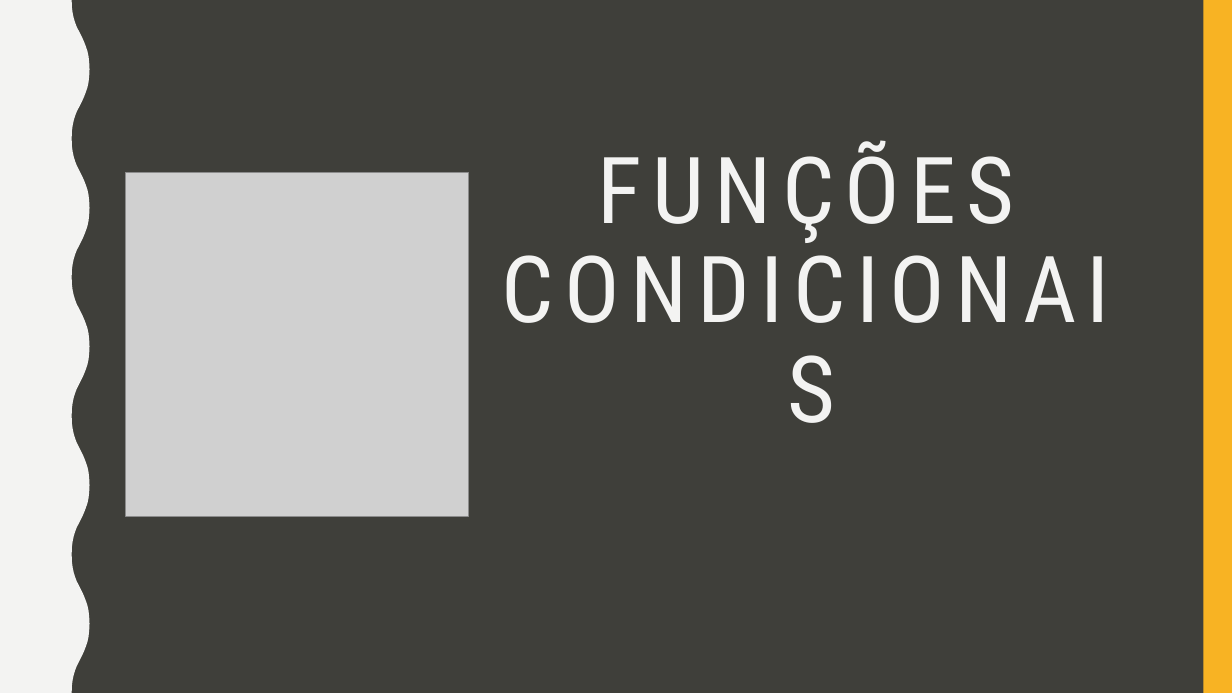
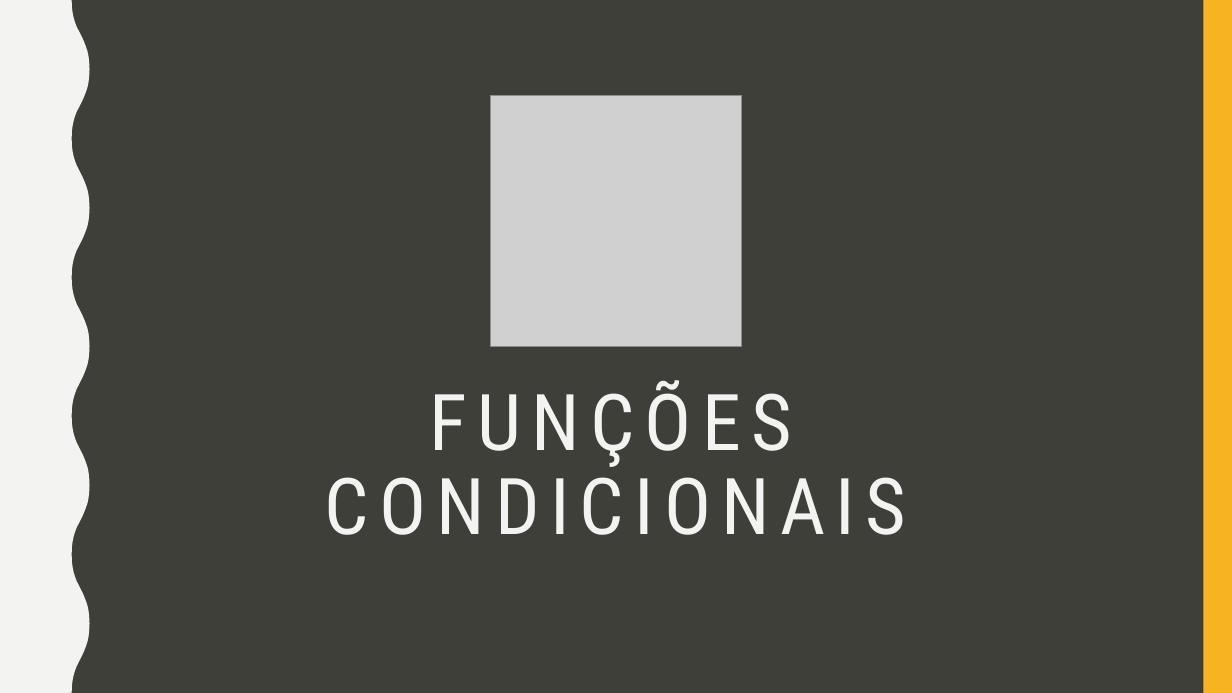
Before and after one commit to fabio-sudo/PythonCurso, a slide deck: slide 10 of Python_Dev/Python Intermediário/Material Python/1- Funções em Python.pptx. Drawn at 1232x693 pixels with LibreOffice and Linux fonts; fonts in the diff are those of the drawing; grey boxes stand for pictures. Boxes give left, top, right and bottom in pixels: in the first picture for what was removed or moved away, otherwise in the second. Text is boxed around its words. In the diff, an @@ line names an element or a change of style, - is before the commit and + after.

```diff
--- a/Python_Dev/Python Intermediário/Material Python/1- Funções em Python.pptx
+++ b/Python_Dev/Python Intermediário/Material Python/1- Funções em Python.pptx
@@ picture: place and size @@
-picture at (126, 173, 470, 517)
+picture at (491, 95, 742, 347)
@@ title "FUNÇÕES CONDICIONAIS": place and size @@
-title "FUNÇÕES CONDICIONAIS" at (598, 140, 1014, 243)
+title "FUNÇÕES CONDICIONAIS" at (325, 380, 906, 535)
@@ title "FUNÇÕES CONDICIONAIS" at (325, 380, 906, 535): size 72 to 61 pt; vertical alignment middle to top @@
```
Also in this commit, not shown: 4 other slides changed, 3 slides added, 4 other files.
